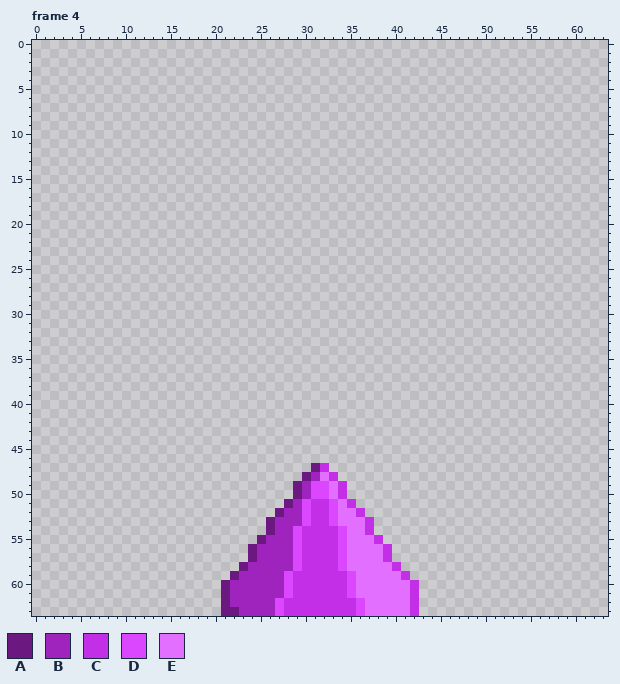
One commit to this pixel-art file: crystall-wall.aseprite. The picture above is the old version.
64x64 pixels, 15 frames. Colours within 5 levels of each other are drawn and written as one. Shown: frame 4. The commit also changed other frames, which this record leaves out.
Visible layers, top first: "main-crystal", "behind-crystals".
Palette (. is transparent): A #6b1980  B #9f24be  C #c22fe7  D #da47ff  E #e26fff
Pixels before, frame 4 (only the part around the change), first column x 20:
41 ...................
42 ...................
43 ...................
44 ...................
45 ...................
46 ...................
47 ...........AC......
48 ..........ABEC.....
49 .........ABDDEC....
50 .........ABDDEC....
51 ........ABDCCDEC...
52 .......ABBDCCDEEC..
53 ......ABBBDCCDEEEC.
54 ......ABBDCCCCDEEC.
55 .....ABBBDCCCCDEEEC
56 ....ABBBBDCCCCDEEEE
57 ....ABBBBDCCCCDEEEE
58 ...ABBBBBDCCCCDEEEE
59 ..ABBBBBDCCCCCCDEEE
60 .ABBBBBBDCCCCCCDEEE
61 .ABBBBBBDCCCCCCDEEE
62 .ABBBBBDCCCCCCCCDEE
63 .AABBBBDCCCCCCCCDEE
After the commit:
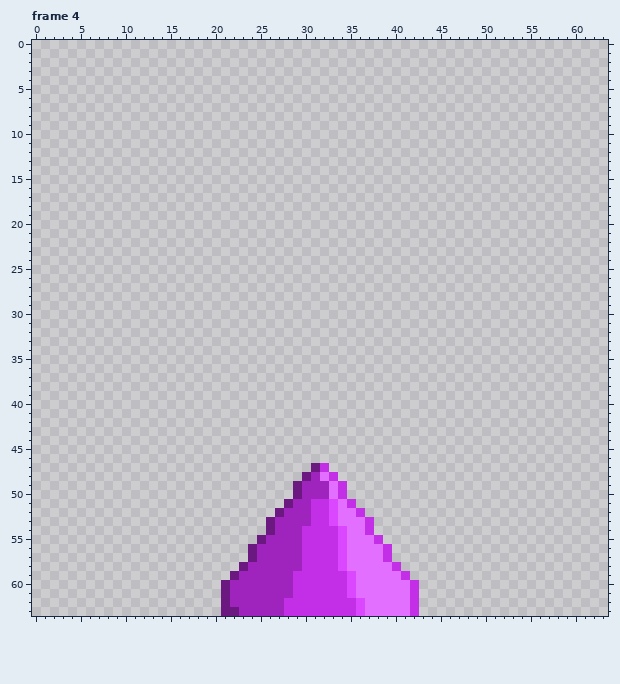
Changes in this commit:
Changed rows in their new state; - is an unchanged pixel.
Frame 4, layer "main-crystal":
first column x 27:
49 ----BB
50 ----BB
51 ---B--
52 ---B--
53 ---B--
54 --B---
55 --B---
56 --B---
57 --B---
58 --B---
59 -B----
60 -B----
61 -B----
62 B-----
63 B-----
Pixel boxes of the changes (left, top, right, bottom) in both pictures:
changed: (275, 481, 329, 616)
